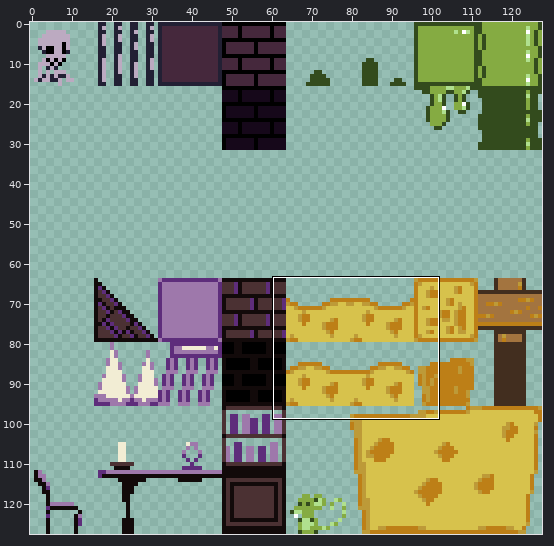
Sprite sheet: sprites/tileset.png. Above, an overview of the earlier version with the close-up marked.
Close-up. First the earlier version:
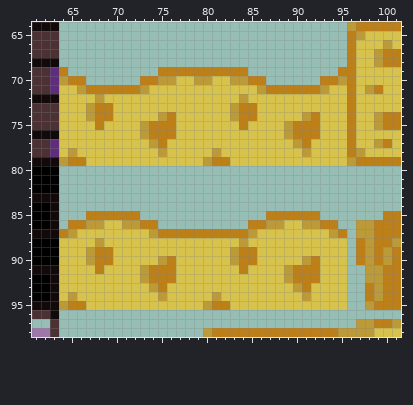
The file is 128x128 pixels. Shown: x 61..101, y 64..98.
Once edited:
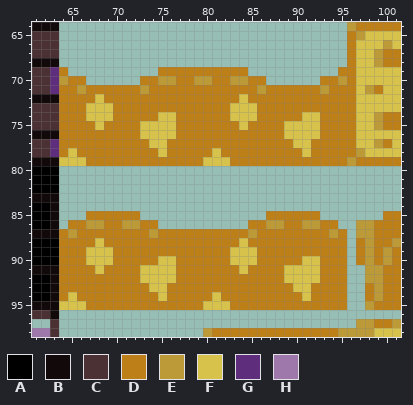
Palette (. is transparent): A #000000  B #120a0a  C #4b3133  D #bd7f17  E #bd9a38  F #d7c24c  G #5e2d7b  H #9e78ab
The author wrote: Improve molten cheese
Changes in this commit:
Changed rows in their new state; - is an unchanged pixel.
first column x 64:
70 -------------DD--DD-------------
71 DD--------DDDDDDDDDDDD--------DD
72 DDDDFDDDDDDDDDDDDDDDFDDDDDDDDDDD
73 DDDFFFDDDDDDDDDDDDDFFFDDDDDDDDDD
74 DDDFFFDDDDDFFDDDDDDFFFDDDDDFFDDD
75 DDDDFDDDDFFFFDDDDDDDFDDDDFFFFDDD
76 DDDDDDDDDFFFFDDDDDDDDDDDDFFFFDDD
77 DDDDDDDDDDFFDDDDDDDDDDDDDDFFDDDD
78 DFDDDDDDDDDFDDDDDFDDDDDDDDDFDDDD
79 FFFDDDDDDDDDDDDDFFFDDDDDDDDDDDDD
first column x 64:
86 -----DD------------------DD-----
87 --DDDDDDDD------------DDDDDDDD--
88 DDDDFDDDDDDDDDDDDDDDFDDDDDDDDDDD
89 DDDFFFDDDDDDDDDDDDDFFFDDDDDDDDDD
90 DDDFFFDDDDDFFDDDDDDFFFDDDDDFFDDD
91 DDDDFDDDDFFFFDDDDDDDFDDDDFFFFDDD
92 DDDDDDDDDFFFFDDDDDDDDDDDDFFFFDDD
93 DDDDDDDDDDFFDDDDDDDDDDDDDDFFDDDD
94 DFDDDDDDDDDFDDDDDFDDDDDDDDDFDDDD
95 FFFDDDDDDDDDDDDDFFFDDDDDDDDDDDDD
Changed places in both close-ups, as pixel boxes (x1, y1, x2, y2):
changed: (59, 76, 347, 166)
changed: (59, 220, 347, 310)
